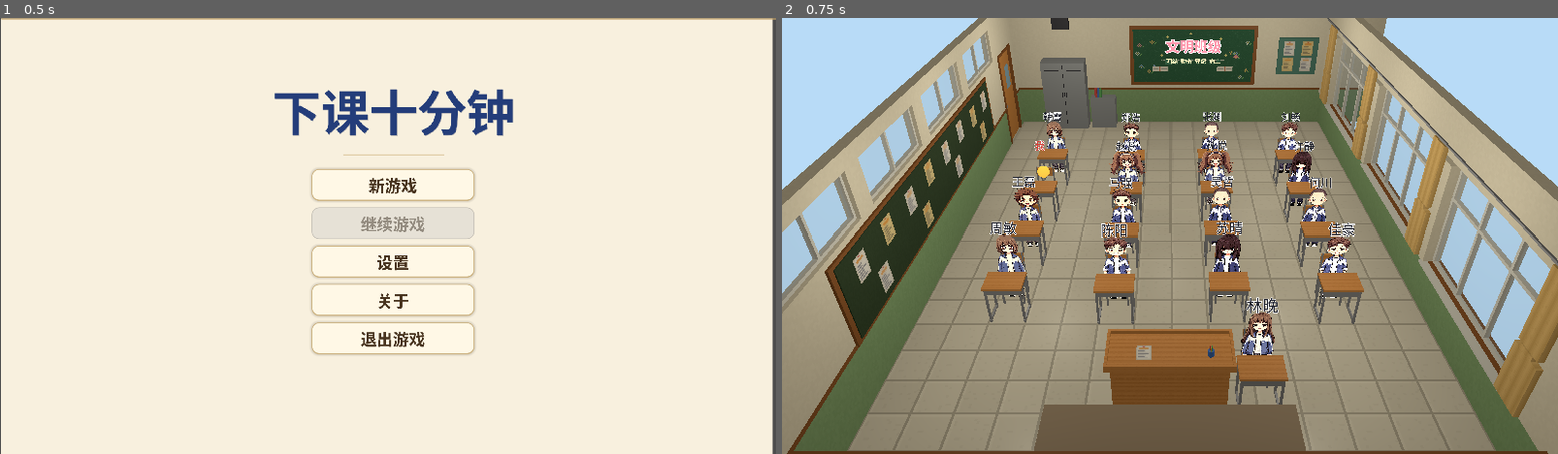
Above: before the commit, frames 1-2 (left to right).
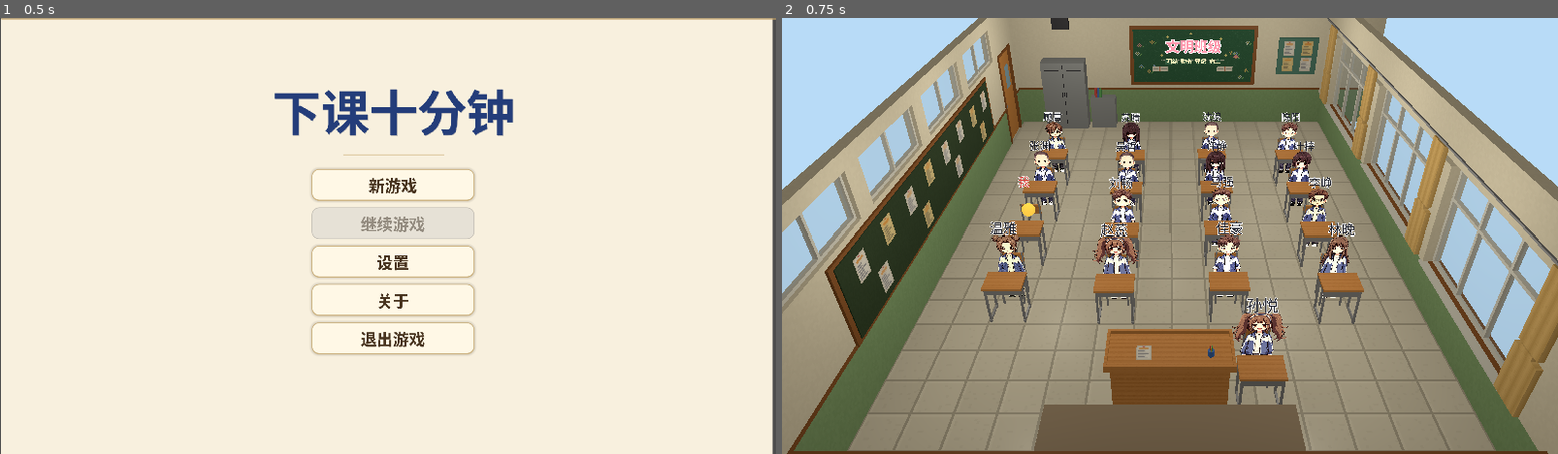
Above: after the commit, the same moments.

Repository: jx321720396/Ten-minutes-after-class
Game: Godot game, scene res://scenes/ui/main_menu.tscn
The game is run twice, just before and just after one commit, with the same random seed, the same clock (stepped at 60 frames per second) and the same inputs.
Inputs:
- Up to frame 1 (0.5 s): no input
- Up to frame 2 (0.75 s): click "新游戏" at 0.5 s

Frame 1 is identical in both runs. In frame 2, 3.3% of the frame differs, in the area x 26-74%, y 21-78%.

Commit message:
内核对齐 main 的 Python 参考实现（三行为 + 随机名单/顺序 + round-half-even）
以 tools/core_sim.py（main）为权威，补足 GDScript 内核的位级对拍（已含座位落位后的 RNG 流）：

- 移植 comfort / ask_help / apologize 三条主动接近行为（§10.13/§10.10/§10.11），
  含 no_modulation 参数（道歉和解类跳过关系调制 M(i,j)）与 comfort/help/apologize 统计键。
- 名单改为 rng.shuffle(pool) 随机抽选、决策顺序改为 rng.shuffle(order)：
  对齐 main 的 core_sim.py（该版除三行为外还用了随机名单+随机顺序，均消费 RNG）。
  注意 pool 必须 .duplicate()，否则共享 tables 缓存被原地改写导致跨实例污染。
- 舍入复刻 Python 3.13 round(v,ndigits) round-half-even：_r1/_r2/_rint + Dekker TwoProduct；
  相位/日推进时机对齐（_transition_if_needed），段末音量采样改 _r1。
- 与新增的 _assign_seats()（消费 RNG）保持同一 RNG 流序：名单洗牌在前、座位洗牌在后。

对拍：seed 12345 3 天 + seed 1/42/999 1 天，A/H/T 哈希与均值、压力/透明度均值、
      事件/爆发/传导计数逐项全等（仅 tick_in_phase 因采样点差 1，非内核逻辑差异）。
格式/静态：gdformat --check scripts/ 与 gdlint scripts/ 通过。
GUT：81/84 通过（剩余 3 项为主分支既有失败，非本次引入）。

- tests/unit/test_sim_core.gd：随机名单下绑定组改用 seed 68 + 别名反查下标。

Diff:
--- a/scripts/core/sim_core.gd
+++ b/scripts/core/sim_core.gd
@@ -113,10 +113,11 @@
 		if str(row["kind"]) != "settle":
 			_active_phases.append(row)
 
-	# 抽角色（§11.5 正式版：绑定组 + 极性覆盖，不消费随机数）
-	_chars = RosterSelector.new().select(
-		_rows(tables, "characters/seeds"), _bindings, npc_count, float(_kp["mbti_neutral"])
-	)
+	# 抽角色（简化：随机取 npc_count 个；对齐 main 的 core_sim.py，消费随机数）
+	# ⚠️ 必须 .duplicate()：_rows 返回共享缓存引用，shuffle 原地改写会污染跨实例共享的 tables。
+	var pool: Array = _rows(tables, "characters/seeds").duplicate()
+	_rng.shuffle(pool)
+	_chars = pool.slice(0, npc_count)
 
 	_alloc(n)
 
@@ -244,6 +245,11 @@
 		"join_accepts": 0,
 		"join_rejects": 0,
 		"humiliations": 0,
+		"comforts": 0,
+		"helps": 0,
+		"help_rejects": 0,
+		"apologizes": 0,
+		"apologize_rejects": 0,
 	}
 	_next_action = []
 	_busy_until = []
@@ -407,45 +413,61 @@
 	_phase_setup_done = true
 
 
-## 推进一个 tick（D11 单步粒度）。段未开始则先跑段首结算；段跑完自动跨段/跨天。
+## 推进一个 tick（D11 单步粒度）。段未开始则先跑段首结算。
+## 跨段/跨天的游标推进推迟到「下一 tick 开始前」（见 _transition_if_needed），
+## 使段末/日末采样到的 snapshot 仍属上一段/上一天 —— 与 Python tick() 的观测一致。
 func advance_tick() -> int:
+	_transition_if_needed()
 	if not _phase_setup_done:
-		if _phase_index >= _active_phases.size():
-			_phase_index = 0
 		_begin_phase()
 	_tick()
 	_tick_in_phase += 1
 	var row: Dictionary = _active_phases[_phase_index]
 	if _tick_in_phase >= int(str(row["tick_count"])):
-		_vol_log.append(snapped(_volume, 0.1))
-		_phase_index += 1
-		_phase_setup_done = false
-		if _phase_index >= _active_phases.size():
-			_settle_day()
+		_vol_log.append(_r1(_volume))
 	return _global_tick
+
+
+## 上一段跑完后，把游标推进到下一段；跨天则先 _settle_day 再回到段 0。
+func _transition_if_needed() -> void:
+	if not _phase_setup_done:
+		return
+	var row: Dictionary = _active_phases[_phase_index]
+	if _tick_in_phase < int(str(row["tick_count"])):
+		return
+	_phase_index += 1
+	_phase_setup_done = false
+	if _phase_index >= _active_phases.size():
+		_phase_index = 0
+		_settle_day()
 
 
 ## 推进一个段（从当前位置跑到当前段末尾），返回本段跑的 tick 数。
 func advance_phase() -> int:
+	_transition_if_needed()
 	if _phase_index >= _active_phases.size():
 		return 0
-	var ran := 0
 	if not _phase_setup_done:
 		_begin_phase()
+	var ran := 0
 	var target := int(str(_active_phases[_phase_index]["tick_count"]))
 	while _tick_in_phase < target:
 		advance_tick()
 		ran += 1
+	# 段跑完 → 显式推进到下一段（D11 语义：advance_phase 返回后 phase_index 指向下一段）
+	_transition_if_needed()
 	return ran
 
 
 ## 推进一天（从当前位置跑到当天结束并跨天结算），返回当天跑的 tick 数。
 func advance_day() -> int:
 	var total := 0
+	_transition_if_needed()
 	if _phase_index >= _active_phases.size():
 		_phase_index = 0
 		_phase_setup_done = false
-	while _phase_index < _active_phases.size():
+	var phases_left := _active_phases.size() - _phase_index
+	for _i in range(phases_left):
 		total += advance_phase()
 	return total
 
@@ -490,7 +512,7 @@
 			continue
 		_stress[i] = _clamp100(s - 40.0)
 		if not tag.is_empty():
-			_knot_days[i] = maxi(_knot_days[i], roundi(float(tag["days"]) * (1.0 + severity)))
+			_knot_days[i] = maxi(_knot_days[i], _rint(float(tag["days"]) * (1.0 + severity)))
 			_emit("tag_changed", {"id": i, "tag": "heart_knot"})
 		_spread_knot(i, severity)
 		_stats["bursts"] = int(_stats["bursts"]) + 1
@@ -524,8 +546,8 @@
 	)
 	var pool_size := maxi(1, int(float(others.size()) * ratio))
 	var pool: Array = others.slice(0, pool_size)
-	var kmax_eff := roundi(float(kmax) * (1.0 + severity))
-	var days_eff := roundi(float(tag["days"]) * (1.0 + severity))
+	var kmax_eff := _rint(float(kmax) * (1.0 + severity))
+	var days_eff := _rint(float(tag["days"]) * (1.0 + severity))
 	for j in _rng.sample(pool, mini(kmax_eff, pool.size())):
 		_knot_days[j] = maxi(_knot_days[j], days_eff)
 		_emit("tag_changed", {"id": j, "tag": "heart_knot"})
@@ -580,9 +602,59 @@
 
 
 # -------------------------------------------------- 统一影响公式（UIF，docs/design/统一影响公式.md）
-## 四舍五入到 0.1（Python round(x,1)；结构常量 0.1 已白名单）。
+## 精确复刻 Python 3.13+ round(v, ndigits)：round-half-even 的正确舍入。
+## 单纯 snapped()（half-away）或 roundi() 会在值恰好落在二进制可精确表示的 .x5 中点
+## （如 1.25/1.75）时差 0.1，导致 16 人场景 tick 11 起 A 矩阵分叉。这里用 Dekker TwoProduct
+## 求 v*scale 的精确误差，区分「恰在中点（tie→half-even）」与「浮点略偏（round-to-nearest）」。
 func _r1(v: float) -> float:
-	return snapped(v, 0.1)
+	return _round_scaled(v, 10.0)
+
+
+func _r2(v: float) -> float:
+	return _round_scaled(v, 100.0)
+
+
+## round-half-even 到整数（对齐 Python int(round(v))）；无缩放，故 frac==0.5 即精确中点。
+func _rint(v: float) -> int:
+	var flr: float = floor(v)
+	var frac: float = v - flr
+	if frac > 0.5:
+		return int(flr + 1.0)
+	if frac < 0.5:
+		return int(flr)
+	if fmod(flr, 2.0) == 0.0:
+		return int(flr)
+	return int(flr + 1.0)
+
+
+func _round_scaled(v: float, scale: float) -> float:
+	var y: float = v * scale
+	var flr: float = floor(y)
+	var frac: float = y - flr
+	if frac > 0.5:
+		return (flr + 1.0) / scale
+	if frac < 0.5:
+		return flr / scale
+	var err: float = _mul_err(v, scale, y)
+	if err > 0.0:
+		return (flr + 1.0) / scale
+	if err < 0.0:
+		return flr / scale
+	if fmod(flr, 2.0) == 0.0:
+		return flr / scale
+	return (flr + 1.0) / scale
+
+
+## v*b 的精确浮点误差（v*b == p + err 精确成立）。Dekker 拆半（2^27+1，双精度适用）。
+func _mul_err(v: float, b: float, p: float) -> float:
+	var c := 134217729.0  # 2^27 + 1
+	var tv := c * v
+	var v_hi := tv - (tv - v)
+	var v_lo := v - v_hi
+	var tb := c * b
+	var b_hi := tb - (tb - b)
+	var b_lo := b - b_hi
+	return ((v_hi * b_hi - p) + v_hi * b_lo + v_lo * b_hi) + v_lo * b_lo
 
 
 ## 性格倍率：M_personality = clamp(1 + Σ w_k·d_k, 0.1, 1.2)。
@@ -639,7 +711,9 @@
 
 
 ## 统一影响公式落表：Δ = M_state · sat(P)；P = base·scale·M_personality(·M_relation)。
-func _apply_event(i: int, j: int, event_id: String, scale: float = 1.0) -> bool:
+func _apply_event(
+	i: int, j: int, event_id: String, scale: float = 1.0, no_modulation: bool = false
+) -> bool:
 	var dkey := "%d|%d|%s|%d|%d" % [i, j, event_id, _day, _phase_index]
 	if _settled.has(dkey):
 		_stats["dedup_skips"] = int(_stats["dedup_skips"]) + 1
@@ -655,7 +729,7 @@
 		var base := float(str(row["base"]))
 		var e_val := base * scale * _mult_personality(row, i)
 		var is_axis := axis == "affinity" or axis == "hostility" or axis == "trust"
-		if is_axis and str(row.get("tier", "normal")) != "major":
+		if is_axis and str(row.get("tier", "normal")) != "major" and not no_modulation:
 			e_val *= _m_relation(i, j)
 		var p_val := e_val
 		var negative := (base < 0.0) == is_axis
@@ -1104,7 +1178,7 @@
 	)
 	var theta := float(_thresholds_lookup["join_chat_affinity"])
 	var scale := float(_thresholds_lookup["join_chat_scale"])
-	return {"p": snapped(_sigmoid((score - theta) / scale), 0.01)}
+	return {"p": _r2(_sigmoid((score - theta) / scale))}
 
 
 ## 一次判定的展示包（只读，不参与结算；实际掷骰在 _do_join_chat 里做，D11 玩家侧用）。
@@ -1215,7 +1289,11 @@
 	var busy: Array = []
 	for _k in range(n):
 		busy.append(false)
-	for i in range(n):
+	var order: Array = []
+	for _k in range(n):
+		order.append(_k)
+	_rng.shuffle(order)
+	for i in order:
 		if _sleeping[i] or busy[i] or _global_tick < _busy_until[i]:
 			continue
 		_in_conversation[i] = false
@@ -1340,6 +1418,74 @@
 				busy[i] = true
 				busy[tgt] = true
 				continue
+		# ---------- 意向类：三条「主动接近他人」的行为（§10.10 / §10.11 / §10.13）----------
+		# 三者都必须排在下面无门槛的搭话回退块之前，否则会被它永远抢先。
+		# 门槛一律读「我自己的立场」（A[i][j] / H[i][j] / Stress[j]）与信念 B，
+		# 不读 A[j][i] / H[j][i]（§18.7 不变式 3：决策路径不得读「别人对我的态度」）。
+		var e_i := _dims[i]
+		# 意向类：安慰（§10.13，A 类）—— 有人正处在高压区，而我和他关系够近
+		if _allowed("comfort") and _rng.random() < float(_probs["comfort_p"]):
+			var base_cf := float(_thresholds_lookup["comfort_trigger_affinity"])
+			var intro_cf := float(_thresholds_lookup["comfort_trigger_introvert_affinity"])
+			var need_cf := base_cf + (intro_cf - base_cf) * maxf(0.0, (50.0 - e_i) / 50.0)
+			var cands_cf: Array = []
+			for j in range(n):
+				if (
+					j != i
+					and not busy[j]
+					and not _sleeping[j]
+					and _stress[j] >= float(_thresholds_lookup["comfort_trigger_target_stress"])
+					and _a[i * n + j] >= need_cf
+				):
+					cands_cf.append(j)
+			if not cands_cf.is_empty():
+				var w_cf: Array = []
+				for c in cands_cf:
+					w_cf.append(maxf(1.0, _stress[c]))
+				var j := int(_rng.choices(cands_cf, w_cf, 1)[0])
+				_do_comfort(i, j)
+				busy[i] = true
+				busy[j] = true
+				continue
+		# 意向类：求助（§10.10，C 类）—— 我对目标好感够高才敢开口
+		if _allowed("ask_help") and _rng.random() < float(_probs["ask_help_p"]):
+			var base_h := float(_thresholds_lookup["ask_help_affinity"])
+			var intro_h := float(_thresholds_lookup["ask_help_introvert_affinity"])
+			var extro_h := float(_thresholds_lookup["ask_help_extrovert_affinity"])
+			var need_h: float
+			if e_i < 50.0:
+				need_h = base_h + (intro_h - base_h) * (50.0 - e_i) / 50.0
+			else:
+				need_h = base_h + (extro_h - base_h) * (e_i - 50.0) / 50.0
+			var cands_h: Array = []
+			for j in range(n):
+				if j != i and not busy[j] and not _sleeping[j] and _a[i * n + j] >= need_h:
+					cands_h.append(j)
+			if not cands_h.is_empty():
+				var w_h: Array = []
+				for c in cands_h:
+					w_h.append(maxf(1.0, _b_a[i * n + c] - _b_h[i * n + c]))
+				var j := int(_rng.choices(cands_h, w_h, 1)[0])
+				_do_ask_help(i, j)
+				busy[i] = true
+				busy[j] = true
+				continue
+		# 意向类：道歉 / 和解（§10.11，E 类）—— 僵局够深才有「和解」这件事
+		if _allowed("apologize") and _rng.random() < float(_probs["apologize_p"]):
+			var th_ap := float(_thresholds_lookup["apologize_trigger_hostility"])
+			var cands_ap: Array = []
+			for j in range(n):
+				if j != i and not busy[j] and not _sleeping[j] and _h[i * n + j] >= th_ap:
+					cands_ap.append(j)
+			if not cands_ap.is_empty():
+				var w_ap: Array = []
+				for c in cands_ap:
+					w_ap.append(maxf(1.0, _h[i * n + c] + _b_h[i * n + c]))
+				var j := int(_rng.choices(cands_ap, w_ap, 1)[0])
+				_do_apologize(i, j)
+				busy[i] = true
+				busy[j] = true
+				continue
 		# 意向类：搭话（softmax 采样）
 		var cands: Array = []
 		for j in range(n):
@@ -1532,6 +1678,80 @@
 		_apply_event(k, j, "roughhouse_hostility")
 	_stats["roughhouse"] = int(_stats["roughhouse"]) + 1
 	_emit("event_happened", {"kind": "roughhouse", "i": i, "j": j})
+
+
+## 安慰（§10.13，A 类）：i 主动关心高压区的 j。目标压力↓、对安慰者好感↑/信任↑；发起者付成本。
+func _do_comfort(i: int, j: int) -> void:
+	_occupy(i, j, "comfort")
+	_apply_event(i, j, "comfort_cost_stress")
+	_apply_event(j, i, "comfort_target_stress")
+	_apply_event(j, i, "comfort_target_affinity")
+	_apply_event(j, i, "comfort_target_trust")
+	_stats["comforts"] = int(_stats["comforts"]) + 1
+	_emit("event_happened", {"kind": "comfort", "i": i, "j": j})
+
+
+## 求助（§10.10，C 类）：判定读真值 A[j][i] + 对方外向度加成；成功/被拒各有独立效果。
+func _do_ask_help(i: int, j: int) -> void:
+	_occupy(i, j, "ask_help")
+	_apply_event(i, j, "ask_help_cost_stress")
+	var score := (
+		_a[j * _n + i] + _dims[j] / 100.0 * float(_thresholds_lookup["ask_help_extrovert_bonus"])
+	)
+	var p := _sigmoid(
+		(
+			(score - float(_thresholds_lookup["ask_help_accept_theta"]))
+			/ float(_thresholds_lookup["ask_help_accept_scale"])
+		)
+	)
+	var accepted := _rng.random() < p
+	if accepted:
+		_apply_event(i, j, "ask_help_ok_asker_affinity")
+		_apply_event(i, j, "ask_help_ok_asker_stress")
+		_apply_event(j, i, "ask_help_ok_helper_affinity")
+		_apply_event(j, i, "ask_help_ok_helper_trust")
+		_stats["helps"] = int(_stats["helps"]) + 1
+	else:
+		_apply_event(i, j, "ask_help_no_stress")
+		_apply_event(i, j, "ask_help_no_hostility")
+		_apply_event(i, j, "ask_help_no_trust")
+		_stats["help_rejects"] = int(_stats["help_rejects"]) + 1
+	_emit("event_happened", {"kind": "ask_help", "i": i, "j": j, "accepted": accepted})
+
+
+## 道歉 / 和解（§10.11，E 类）：i 主动向 j 低头。判定读真值（A[j][i] + F_j 随和 − H[j][i]×惩罚）；
+## 效果行一律 no_modulation=True（和解与关系调制 M 结构性冲突，否则「越道歉越糟」）。
+func _do_apologize(i: int, j: int) -> void:
+	_occupy(i, j, "apologize")
+	_apply_event(i, j, "apologize_cost_stress")
+	var score := (
+		_a[j * _n + i]
+		+ _dims[2 * _n + j] / 100.0 * float(_thresholds_lookup["apologize_calm_bonus"])
+		- _h[j * _n + i] * float(_thresholds_lookup["apologize_hostility_penalty"])
+	)
+	var p := _sigmoid(
+		(
+			(score - float(_thresholds_lookup["apologize_accept_theta"]))
+			/ float(_thresholds_lookup["apologize_accept_scale"])
+		)
+	)
+	var accepted := _rng.random() < p
+	if accepted:
+		_apply_event(i, j, "apologize_ok_hostility", 1.0, true)
+		_apply_event(i, j, "apologize_ok_affinity", 1.0, true)
+		_apply_event(i, j, "apologize_ok_trust", 1.0, true)
+		_apply_event(i, j, "apologize_ok_stress", 1.0, true)
+		_apply_event(j, i, "apologize_ok_hostility", 1.0, true)
+		_apply_event(j, i, "apologize_ok_affinity", 1.0, true)
+		_apply_event(j, i, "apologize_ok_trust", 1.0, true)
+		_apply_event(j, i, "apologize_ok_stress", 1.0, true)
+		_stats["apologizes"] = int(_stats["apologizes"]) + 1
+	else:
+		_apply_event(i, j, "apologize_no_hostility", 1.0, true)
+		_apply_event(i, j, "apologize_no_stress", 1.0, true)
+		_apply_event(i, j, "apologize_no_trust", 1.0, true)
+		_stats["apologize_rejects"] = int(_stats["apologize_rejects"]) + 1
+	_emit("event_happened", {"kind": "apologize", "i": i, "j": j, "accepted": accepted})
 
 
 # ------------------------------------------------------------------ 玩家行动（D11 缺口③）
--- a/tests/unit/test_sim_core.gd
+++ b/tests/unit/test_sim_core.gd
@@ -10,6 +10,14 @@
 
 func _core() -> SimCore:
 	return SimCore.from_npc(12345, 8, _tables)
+
+
+## 随机名单下按别名反查角色下标（绑定组不再固定 0/1/2）。
+func _alias_idx(core: SimCore, alias: String) -> int:
+	for i in range(core._chars.size()):
+		if str(core._chars[i]["alias"]) == alias:
+			return i
+	return -1
 
 
 func test_one_day_ticks() -> void:
@@ -97,20 +105,24 @@
 
 
 func test_couple_binding() -> void:
-	var core := _core()
-	# 绑定组 couple 首位陈阳=0、林晚=1（RosterSelector 固定顺序）
-	assert_almost_eq(core.affinity(0, 1), 85.0, 0.001, "陈阳→林晚 好感 85")
-	assert_almost_eq(core.affinity(1, 0), 85.0, 0.001, "林晚→陈阳 好感 85")
-	assert_almost_eq(core.trust(0, 1), 80.0, 0.001, "陈阳→林晚 信任 80")
-	assert_almost_eq(core.trust(1, 0), 80.0, 0.001, "林晚→陈阳 信任 80")
+	# 随机名单下绑定组不一定入选，改用 seed 68（陈阳/林晚/佳豪均入选）验证绑定逻辑。
+	var core := SimCore.from_npc(68, 8, _tables)
+	var a := _alias_idx(core, "陈阳")
+	var b := _alias_idx(core, "林晚")
+	assert_true(a >= 0 and b >= 0, "seed 68 名单包含陈阳与林晚")
+	assert_almost_eq(core.affinity(a, b), 85.0, 0.001, "陈阳→林晚 好感 85")
+	assert_almost_eq(core.affinity(b, a), 85.0, 0.001, "林晚→陈阳 好感 85")
+	assert_almost_eq(core.trust(a, b), 80.0, 0.001, "陈阳→林晚 信任 80")
+	assert_almost_eq(core.trust(b, a), 80.0, 0.001, "林晚→陈阳 信任 80")
 
 
 func test_uniform_binding() -> void:
-	var core := _core()
-	# uniform 佳豪=2：对除自己外所有人好感固定 50
+	var core := SimCore.from_npc(68, 8, _tables)
+	var g := _alias_idx(core, "佳豪")
+	assert_true(g >= 0, "seed 68 名单包含佳豪")
 	for j in range(core.node_count()):
-		if j != 2:
-			assert_almost_eq(core.affinity(2, j), 50.0, 0.001, "佳豪→%d 好感 50" % j)
+		if j != g:
+			assert_almost_eq(core.affinity(g, j), 50.0, 0.001, "佳豪→%d 好感 50" % j)
 
 
 func test_accessors_bounds() -> void:
